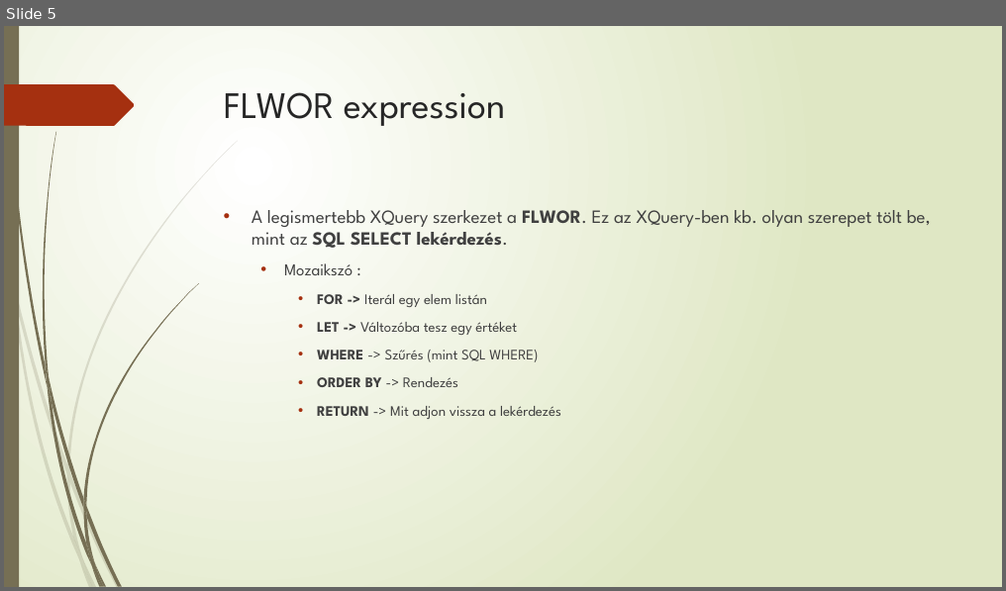
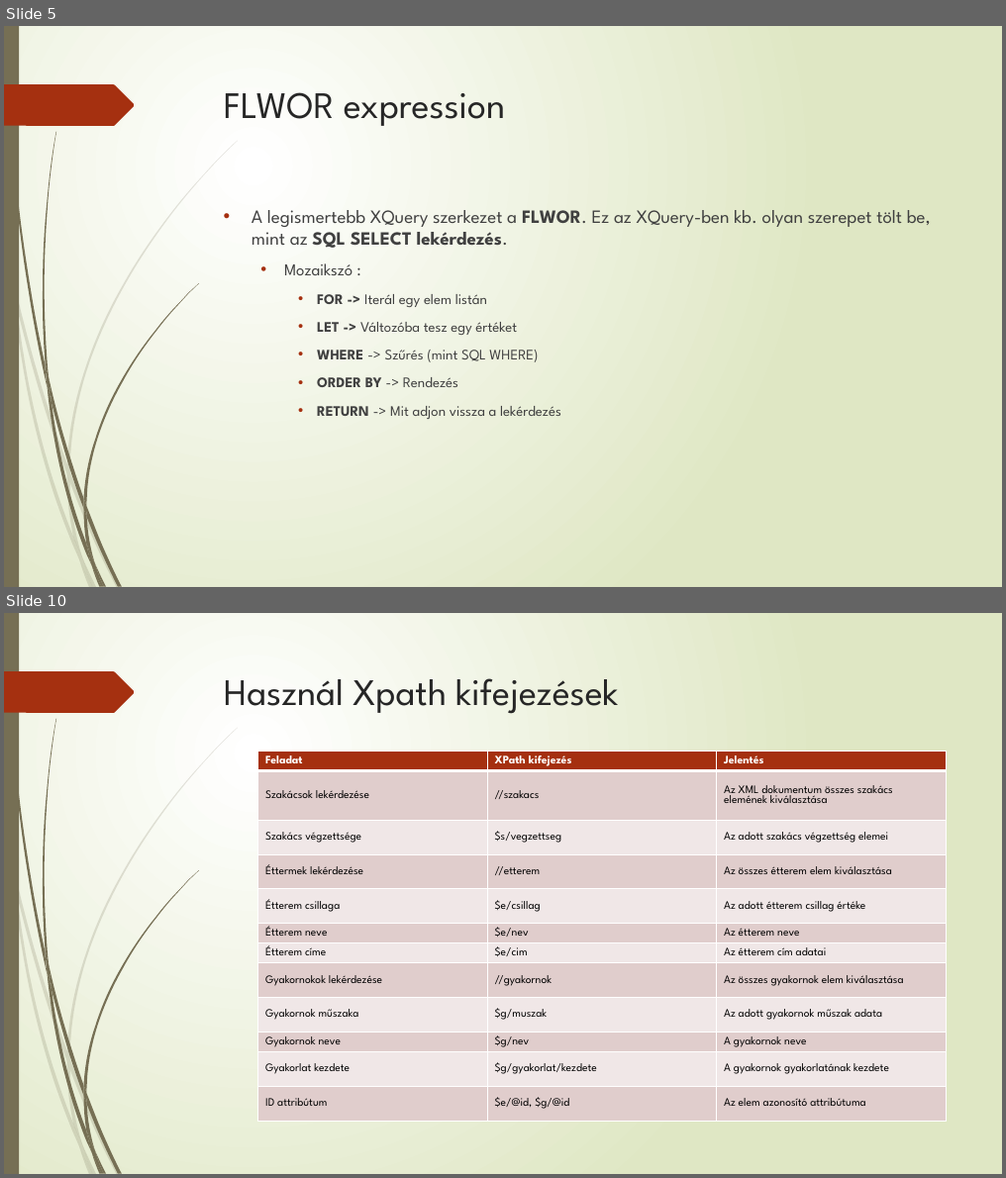
Before and after one commit to szaloczy/Y4O4X0_MDBPract, a slide deck: Y4O4X0_0318/Xquery.pptx. Shown one above the other, each under a label of ours: slide 5 before the commit, slides 5 and 10 after it; the slides between them are not shown. The pictures are 1006x591 and 1006x1178 pixels, drawn with LibreOffice and Linux fonts; fonts in the diff are those of the drawing. Boxes give left, top, right and bottom in pixels: in the first picture for what was removed or moved away, otherwise in the second. Text is boxed around its words. In the diff, an @@ line names an element or a change of style, - is before the commit and + after.

```diff
--- a/Y4O4X0_0318/Xquery.pptx
+++ b/Y4O4X0_0318/Xquery.pptx
@@ slide 10 added at (4, 613, 1002, 1174), background gradient #FFFFFF to #DFE8C4; not listed: 24 template elements that a slide beside it also shows @@
@@ title added at (224, 678, 618, 714), 36 pt, text #262626 @@
+Használ Xpath kifejezések
@@ table added at (257, 752, 945, 1127), 12 rows, 3 columns @@
+Feladat | XPath kifejezés | Jelentés
+Szakácsok lekérdezése | //szakacs | Az XML dokumentum összes szakács elemének kiválasztása
+Szakács végzettsége | $s/vegzettseg | Az adott szakács végzettség elemei
+Éttermek lekérdezése | //etterem | Az összes étterem elem kiválasztása
+Étterem csillaga | $e/csillag | Az adott étterem csillag értéke
+Étterem neve | $e/nev | Az étterem neve
+Étterem címe | $e/cim | Az étterem cím adatai
+Gyakornokok lekérdezése | //gyakornok | Az összes gyakornok elem kiválasztása
+Gyakornok műszaka | $g/muszak | Az adott gyakornok műszak adata
+Gyakornok neve | $g/nev | A gyakornok neve
+Gyakorlat kezdete | $g/gyakorlat/kezdete | A gyakornok gyakorlatának kezdete
+ID attribútum | $e/@id, $g/@id | Az elem azonosító attribútuma
```
Also in this commit, not shown: 2 slides changed, 4 other slides added, 2 other files.
